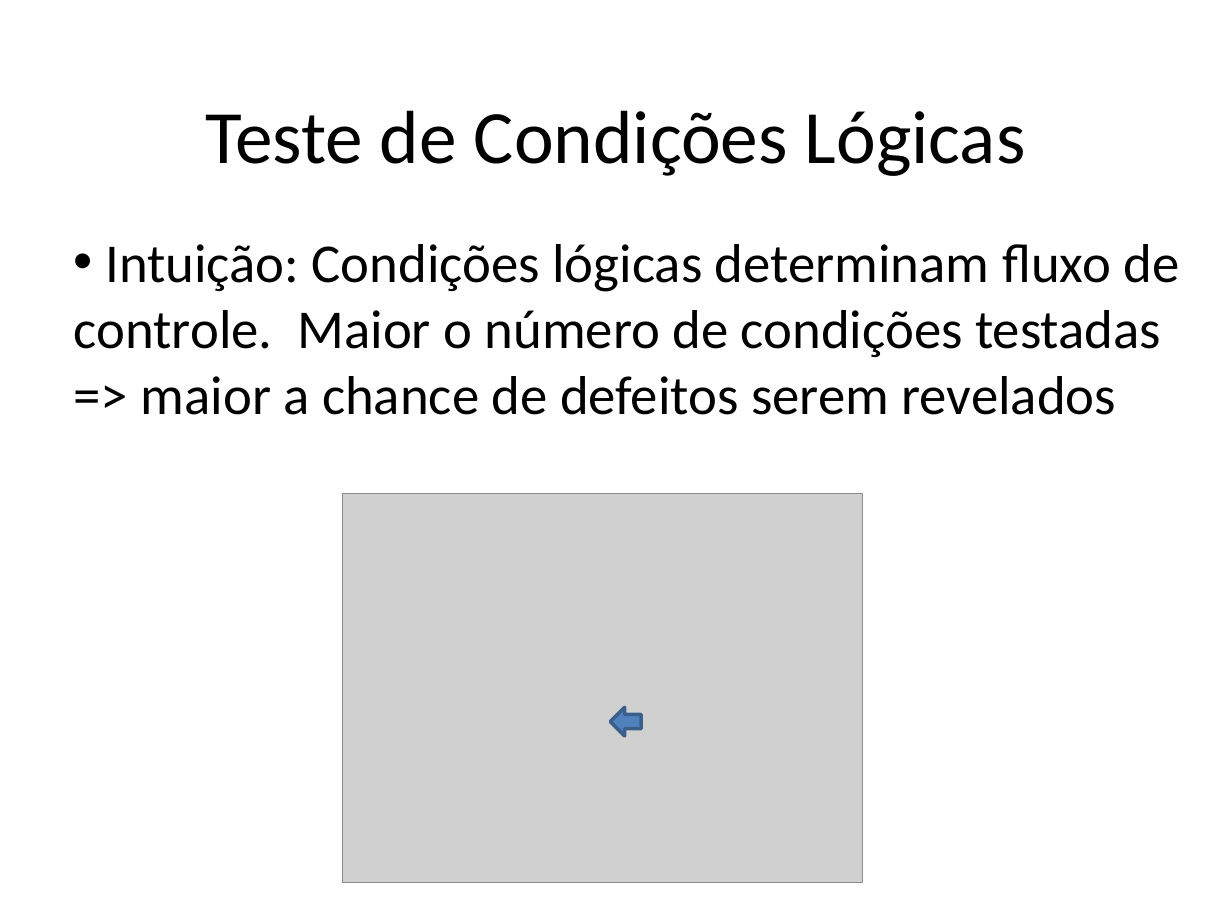
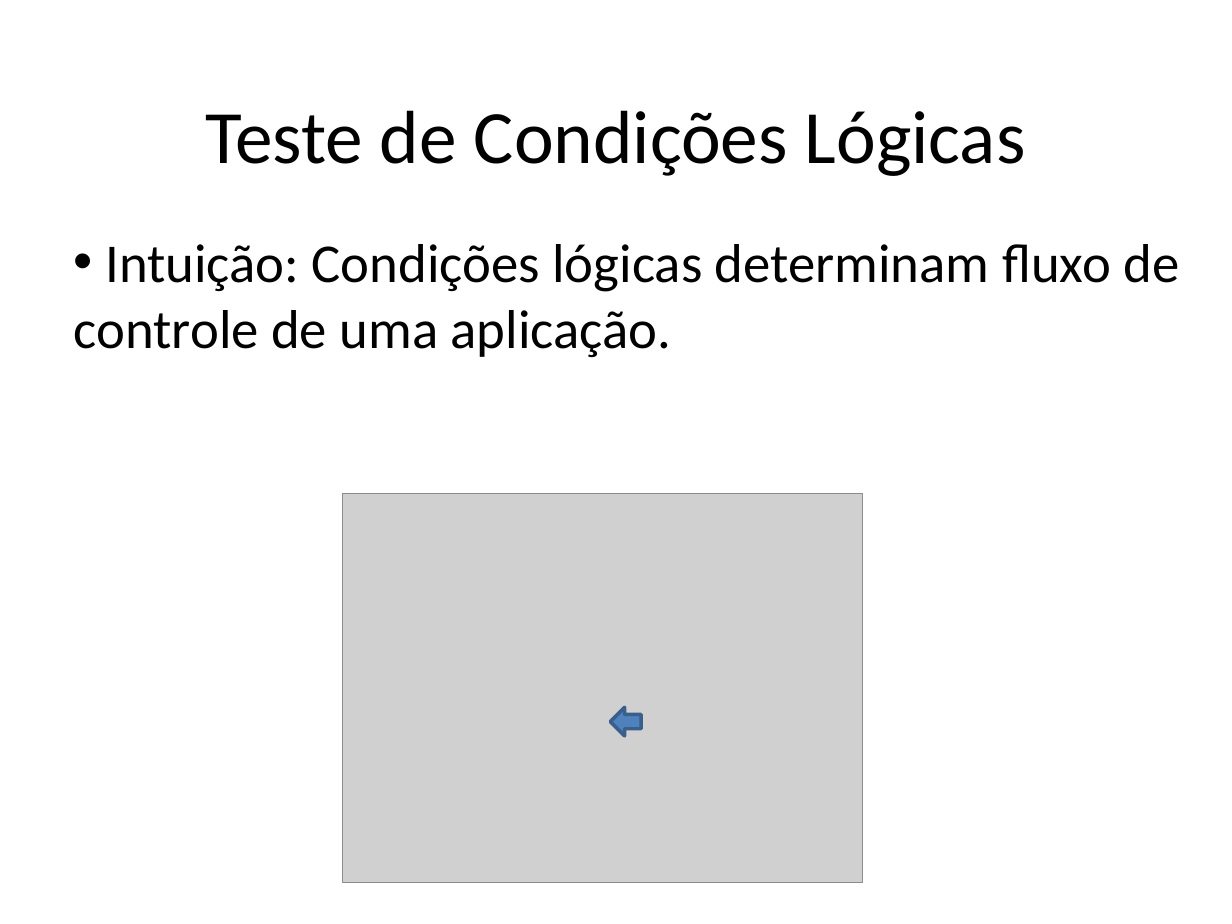
Before and after one commit to STAR-RG/testing-cin, a slide deck: slide 91 of slides.pptx (slide 90 before the commit). Drawn at 1232x924 pixels with LibreOffice and Linux fonts; fonts in the diff are those of the drawing; grey boxes stand for pictures. Boxes give left, top, right and bottom in pixels: in the first picture for what was removed or moved away, otherwise in the second. Text is boxed around its words. In the diff, an @@ line names an element or a change of style, - is before the commit and + after.

```diff
--- a/slides.pptx
+++ b/slides.pptx
@@ text at box(74, 244, 1179, 357): text changed @@
-• Intuição: Condições lógicas determinam fluxo de controle. Maior o número de condições testadas => maior a chance de defeitos serem revelados
+• Intuição: Condições lógicas determinam fluxo de controle de uma aplicação.
```
Also in this commit, not shown: 15 other slides changed, 3 slides added, 1 slide removed.
